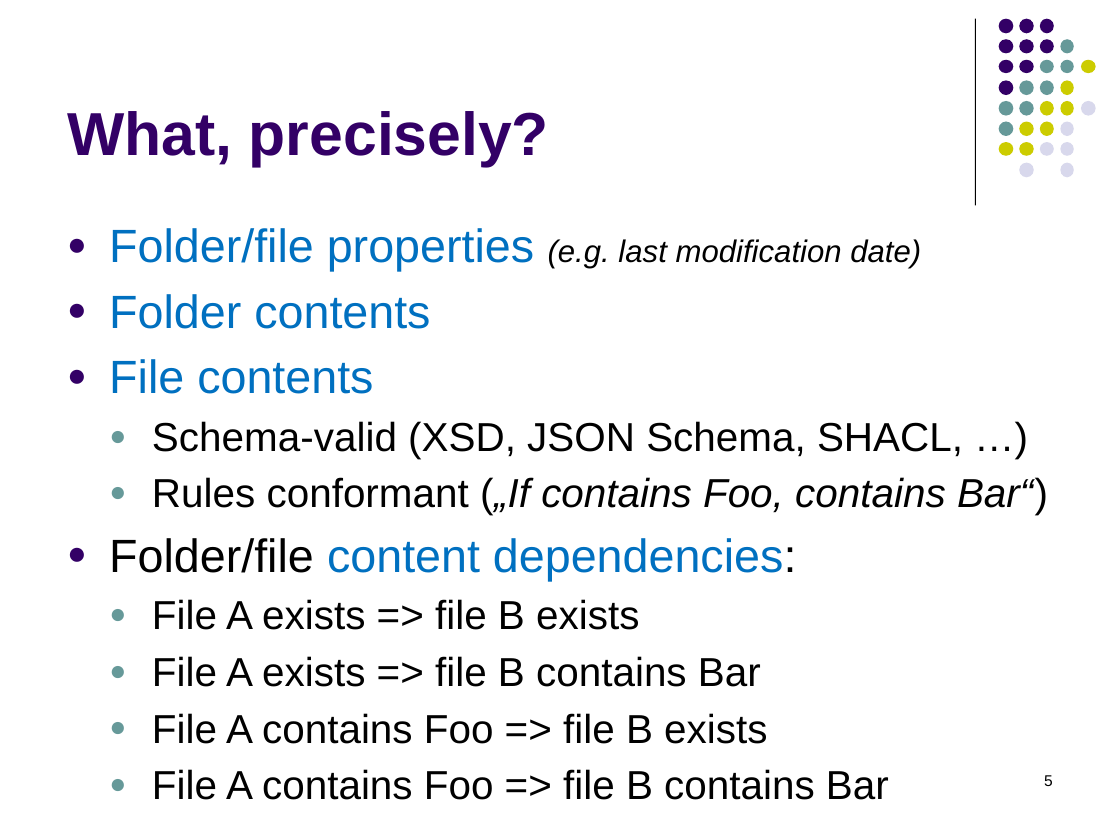
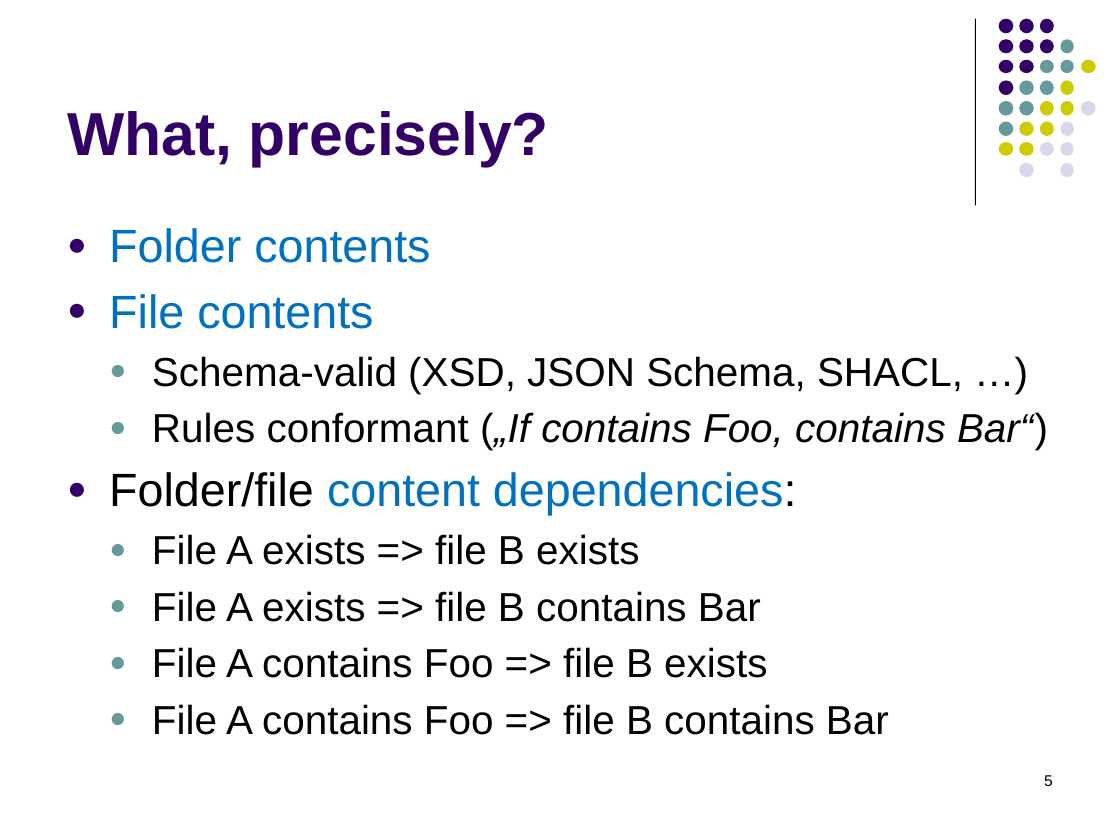
Before and after one commit to hrennau/greenfox, a slide deck: slide 5 of about/greenfox07.pptx. Drawn at 1120x840 pixels with LibreOffice and Linux fonts; fonts in the diff are those of the drawing. Boxes give left, top, right and bottom in pixels: in the first picture for what was removed or moved away, otherwise in the second. Text is boxed around its words. In the diff, an @@ line names an element or a change of style, - is before the commit and + after.

```diff
--- a/about/greenfox07.pptx
+++ b/about/greenfox07.pptx
@@ text at box(109, 228, 921, 272): paragraph removed @@
-● Folder/file properties (e.g. last modification date)
```
Also in this commit, not shown: 6 other slides changed, 5 slides added, 1 other file.
